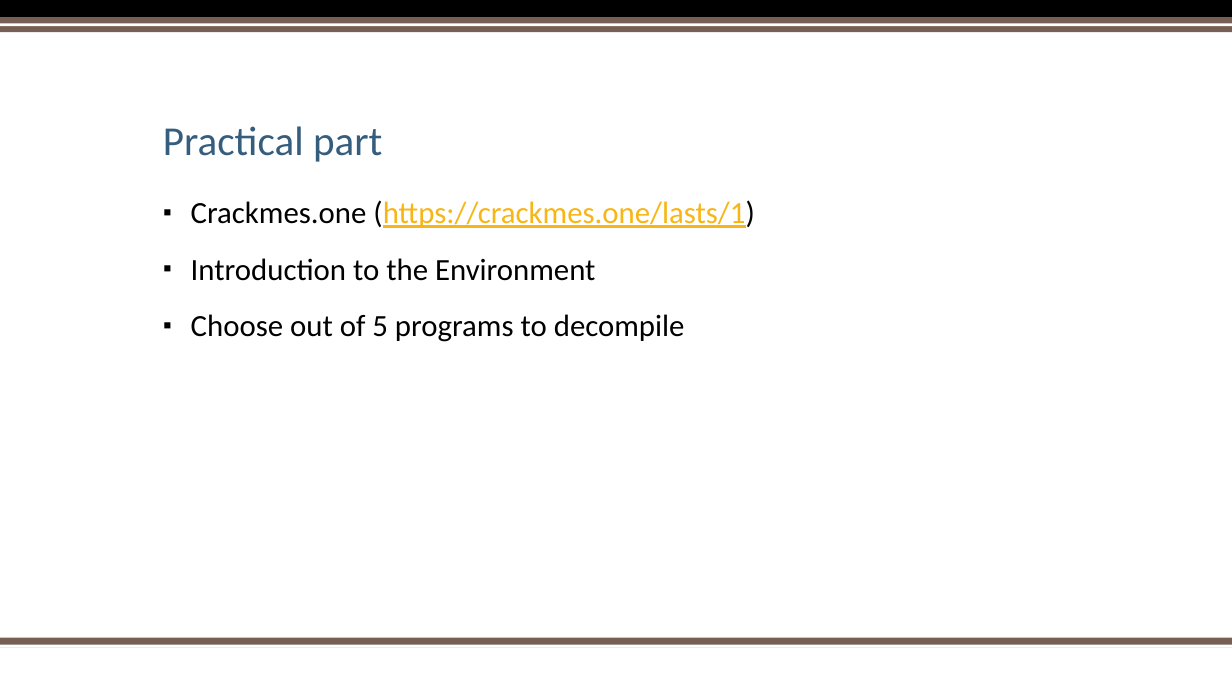
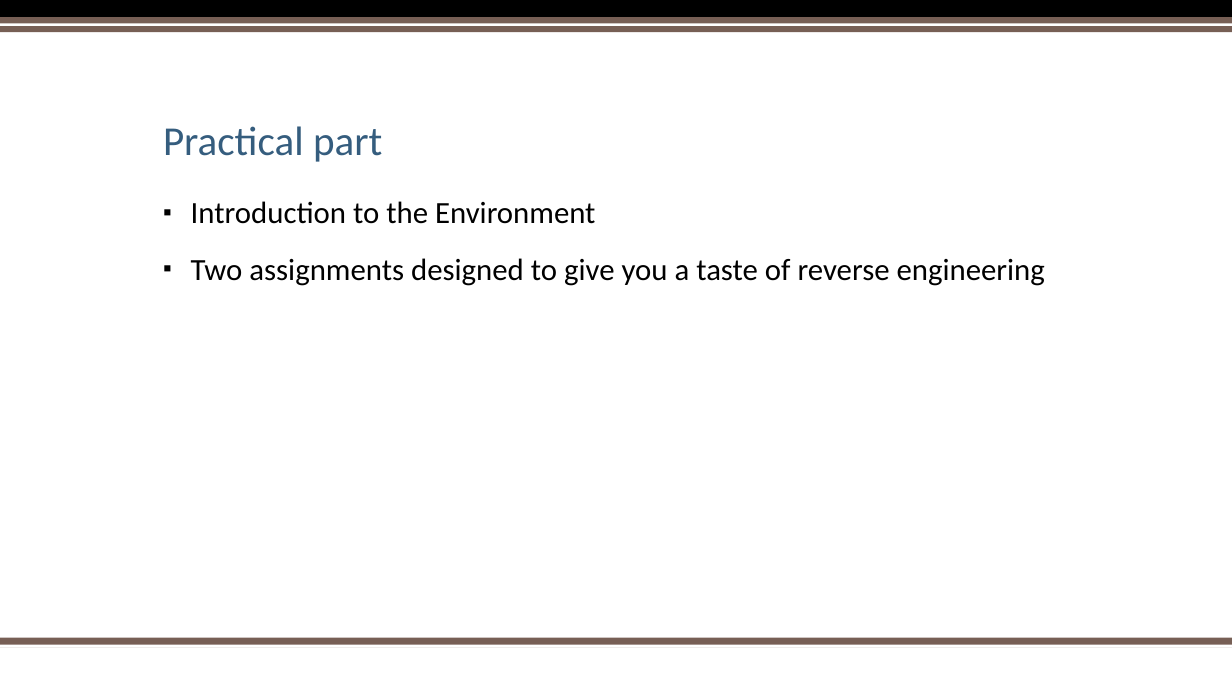
Before and after one commit to sebivenlo/ESDE_2021_Ghidra, a slide deck: slide 15 of Reverse Engineering.pptx (slide 16 before the commit). Drawn at 1232x693 pixels with LibreOffice and Linux fonts; fonts in the diff are those of the drawing; background and template pictures are left out. Boxes give left, top, right and bottom in pixels: in the first picture for what was removed or moved away, otherwise in the second. Text is boxed around its words. In the diff, an @@ line names an element or a change of style, - is before the commit and + after.

```diff
--- a/Reverse Engineering.pptx
+++ b/Reverse Engineering.pptx
@@ text at (x1=191, y1=200, x2=755, y2=228): paragraph removed @@
-▪ Crackmes.one (https://crackmes.one/lasts/1)
@@ text at (x1=191, y1=258, x2=1045, y2=286): text changed @@
-▪ Choose out of 5 programs to decompile
+▪ Two assignments designed to give you a taste of reverse engineering
```
Also in this commit, not shown: 1 other slide changed, 2 slides removed.
